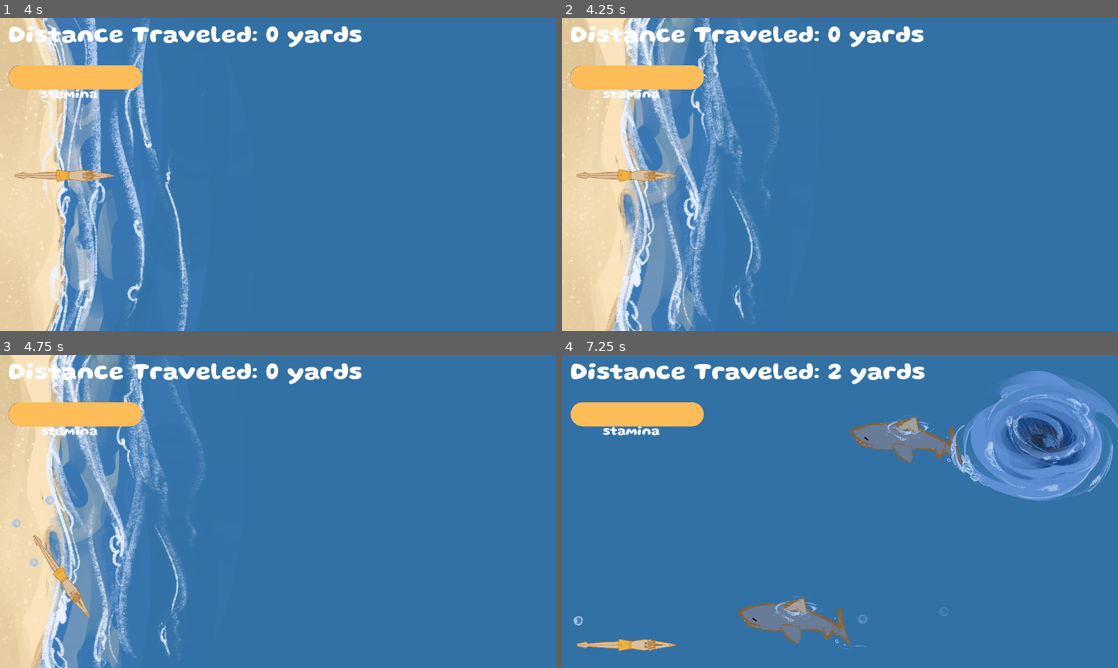
Above: before the commit, frames 1-4 (two rows, left to right).
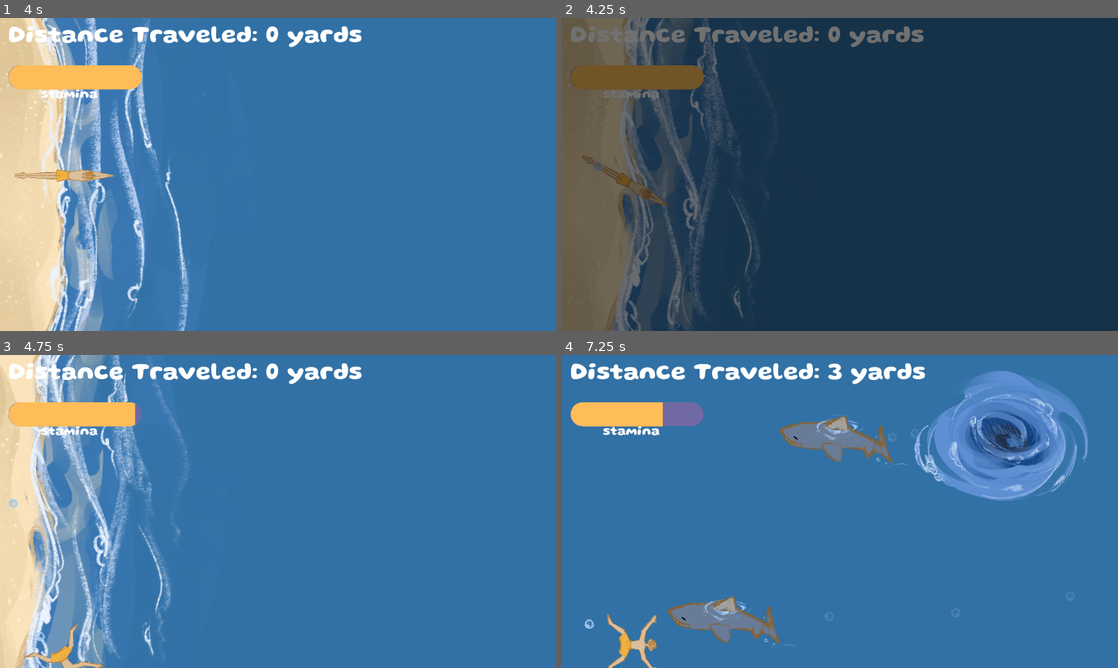
Above: after the commit, the same moments.

Repository: sophieTheProgrammer/microjam-island-61
Game: Godot game, scene res://scenes/game.tscn
The game is run twice, just before and just after one commit, with the same random seed, the same clock (stepped at 60 frames per second) and the same inputs. Sound files missing from this copy of the repository are replaced by a short silence.
Inputs (mouse positions are in pixels of both pictures, inside the frame that each line leads up to):
- Up to frame 1 (4 s): tap Enter (ui_accept) at 0.5, 0.77, 1.52, 3.02, 3.5, 3.77 s; move the mouse to (400, 158) at 0.52 s; click (400, 158) at 0.6 s; move the mouse to (166, 190) at 1.27 s; hold Down (down) 1.28-2.03 s; click (166, 190) at 1.35 s; move the mouse to (333, 105) at 2.02 s; click (333, 105) at 2.1 s; move the mouse to (250, 237) at 2.77 s; click (250, 237) at 2.85 s; move the mouse to (444, 221) at 3.52 s; hold Down (down) from 3.53 s (still down); click (444, 221) at 3.6 s
- Up to frame 2 (4.25 s): keep holding Down (down); tap Space (restart game) at 4.15 s
- Up to frame 3 (4.75 s): keep holding Down (down); move the mouse to (111, 464) at 4.27 s; click (111, 464) at 4.35 s; tap Enter (ui_accept) at 4.52 s
- Up to frame 4 (7.25 s): move the mouse to (867, 511) at 5.02 s; click (867, 511) at 5.1 s; move the mouse to (756, 433) at 5.77 s; release Down (down) at 5.78 s; click (756, 433) at 5.85 s; tap Enter (ui_accept) at 6.02, 6.77 s; move the mouse to (962, 495) at 6.52 s; click (962, 495) at 6.6 s

Frame 1 is identical in both runs. In frame 2, 100% of the frame differs, in the area x 0-100%, y 0-100%; in frame 3, 15%; in frame 4, 15%.

Commit message:
fade fix with issue

Diff:
--- a/scripts/fade.gd
+++ b/scripts/fade.gd
@@ -8,7 +8,7 @@
 	self.hide()
 	Global.fade_node = self
 func fade(alpha_target : float, duration : float = 1.5):
-	if (Global.game_is_running):
+	if Global.game_is_running:
 		self.show()
 	# alpha target most be between 0 and 1
 	var tweener = get_tree().create_tween()
--- a/scripts/global.gd
+++ b/scripts/global.gd
@@ -23,6 +23,7 @@
 	EventBus.start_game.emit()
 	score = 0
 	Engine.time_scale = 1
+	game_is_running = true
 	await fade_node.fade(1, .15).finished
 	if reloadWorld:
 		var current_world_container = get_tree().current_scene.get_node("world_container")
@@ -34,7 +35,6 @@
 		get_tree().current_scene.add_child(new_world_container, true)
 		new_world_container.name = "world_container"
 		await fade_node.fade(0,.15).finished
-		game_is_running = true
 	else:
 		get_tree().change_scene_to_packed(GAME)
 		await fade_node.fade(0,.15).finished
